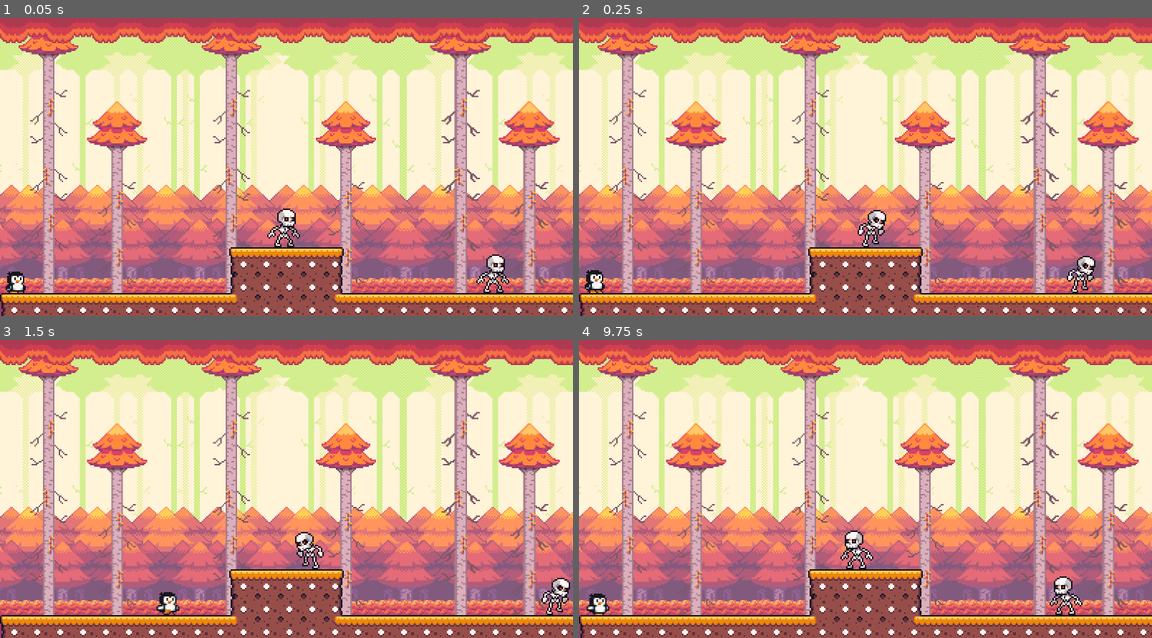
Above: before the commit, frames 1-4 (two rows, left to right).
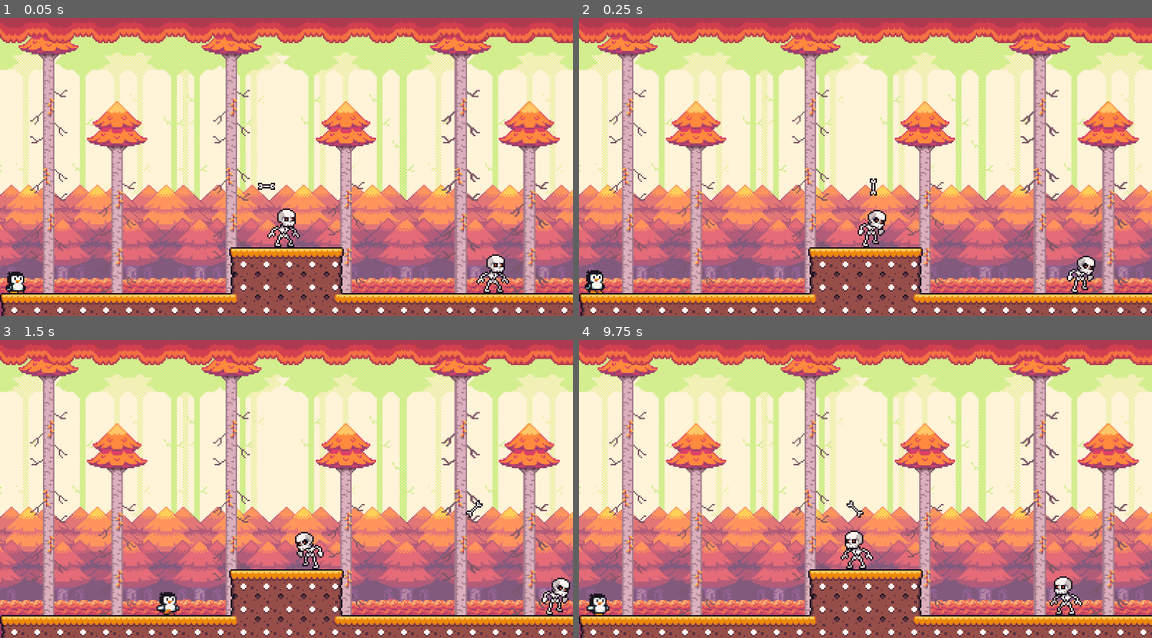
Above: after the commit, the same moments.

Repository: DiegoOFroes/godot-game-plataforma-2D
Game: Godot game, scene res://scenes/forest.tscn
Same seed, same stepped clock (60 frames per second), same inputs: the game is played once before the commit and once after it.
Inputs:
- Up to frame 1 (0.05 s): no input
- Up to frame 2 (0.25 s): no input
- Up to frame 3 (1.5 s): hold S (duck) 0.53-1.28 s; hold Right (right) from 0.53 s (still down); tap W (jump) at 0.77 s; tap S (duck) at 1.35 s
- Up to frame 4 (9.75 s): tap W (jump) at 1.52, 3.02, 3.77, 4.52, 6.02, 6.77, 7.52, 9.02 s; release Right (right) at 2.03 s; hold S (duck) 2.03-2.78 s; hold A (left) 2.03-4.28 s; tap S (duck) every 1.5 s from 2.85 to 8.85 s; hold S (duck) 3.53-4.28 s; hold Right (right) 4.28-8.03 s; tap Enter at 5 s; hold S (duck) 5.03-5.78 s; hold S (duck) 6.53-7.28 s; hold S (duck) 8.03-8.78 s; hold A (left) 8.03-9.53 s; hold Right (right) from 9.53 s (still down); hold S (duck) from 9.53 s (still down)

The runs differ from the first frame. In frame 1, less than 0.1% of the frame differs, in the area x 45-48%, y 55-58%; in frame 2, less than 0.1%; in frame 3, less than 0.1%; in frame 4, less than 0.1%, in the area x 46-50%, y 53-60%.

Commit message:
Ajustes #30

Diff:
--- /dev/null
+++ b/entities/spinning_bone.tscn
@@ -0,0 +1,55 @@
+[gd_scene format=3 uid="uid://cy86ji8fujb8d"]
+
+[ext_resource type="Texture2D" uid="uid://bvgg64kk3enm" path="res://sprites/3 - Skeleton/Spinning_Bone (16 x 16).png" id="1_bkob1"]
+[ext_resource type="Script" uid="uid://bgiflm524skhi" path="res://scripts/spinning_bone.gd" id="1_njpw1"]
+
+[sub_resource type="CircleShape2D" id="CircleShape2D_njpw1"]
+radius = 4.1231055
+
+[sub_resource type="AtlasTexture" id="AtlasTexture_t80k4"]
+atlas = ExtResource("1_bkob1")
+region = Rect2(0, 0, 16, 16)
+
+[sub_resource type="AtlasTexture" id="AtlasTexture_a64bj"]
+atlas = ExtResource("1_bkob1")
+region = Rect2(16, 0, 16, 16)
+
+[sub_resource type="AtlasTexture" id="AtlasTexture_tjt0v"]
+atlas = ExtResource("1_bkob1")
+region = Rect2(32, 0, 16, 16)
+
+[sub_resource type="AtlasTexture" id="AtlasTexture_ntjs5"]
+atlas = ExtResource("1_bkob1")
+region = Rect2(48, 0, 16, 16)
+
+[sub_resource type="SpriteFrames" id="SpriteFrames_cjyle"]
+animations = [{
+"frames": [{
+"duration": 1.0,
+"texture": SubResource("AtlasTexture_t80k4")
+}, {
+"duration": 1.0,
+"texture": SubResource("AtlasTexture_a64bj")
+}, {
+"duration": 1.0,
+"texture": SubResource("AtlasTexture_tjt0v")
+}, {
+"duration": 1.0,
+"texture": SubResource("AtlasTexture_ntjs5")
+}],
+"loop": true,
+"name": &"default",
+"speed": 10.0
+}]
+
+[node name="SpinningBone" type="Area2D" unique_id=400356447]
+script = ExtResource("1_njpw1")
+
+[node name="Collision" type="CollisionShape2D" parent="." unique_id=2042561420]
+shape = SubResource("CircleShape2D_njpw1")
+
+[node name="Animated" type="AnimatedSprite2D" parent="." unique_id=579198442]
+sprite_frames = SubResource("SpriteFrames_cjyle")
+autoplay = "default"
+frame = 3
+frame_progress = 0.16443485
--- a/scenes/forest.tscn
+++ b/scenes/forest.tscn
@@ -13,6 +13,7 @@
 [ext_resource type="PackedScene" uid="uid://byqy0yrqcxxjm" path="res://entities/camera.tscn" id="9_0nboi"]
 [ext_resource type="PackedScene" uid="uid://baidulms8lkjc" path="res://entities/level_end.tscn" id="12_j3csf"]
 [ext_resource type="PackedScene" uid="uid://bnnp5dh46tilq" path="res://entities/skeleton.tscn" id="13_dabdc"]
+[ext_resource type="PackedScene" uid="uid://cy86ji8fujb8d" path="res://entities/spinning_bone.tscn" id="14_cf55d"]
 
 [sub_resource type="TileSetAtlasSource" id="TileSetAtlasSource_ercsu"]
 texture = ExtResource("3_3knxq")
@@ -194,4 +195,7 @@
 [node name="Skeleton4" parent="." unique_id=2032325109 instance=ExtResource("13_dabdc")]
 position = Vector2(740, 177)
 
+[node name="SpinningBone" parent="." unique_id=400356447 instance=ExtResource("14_cf55d")]
+position = Vector2(181, 118)
+
 [editable path="LevelEnd"]
--- /dev/null
+++ b/scripts/spinning_bone.gd
@@ -0,0 +1,7 @@
+extends Area2D
+
+var speed = 100
+var direction = 1
+
+func _process(delta: float) -> void:
+	position.x += speed * delta * direction
Not shown, added: scripts/spinning_bone.gd.uid
